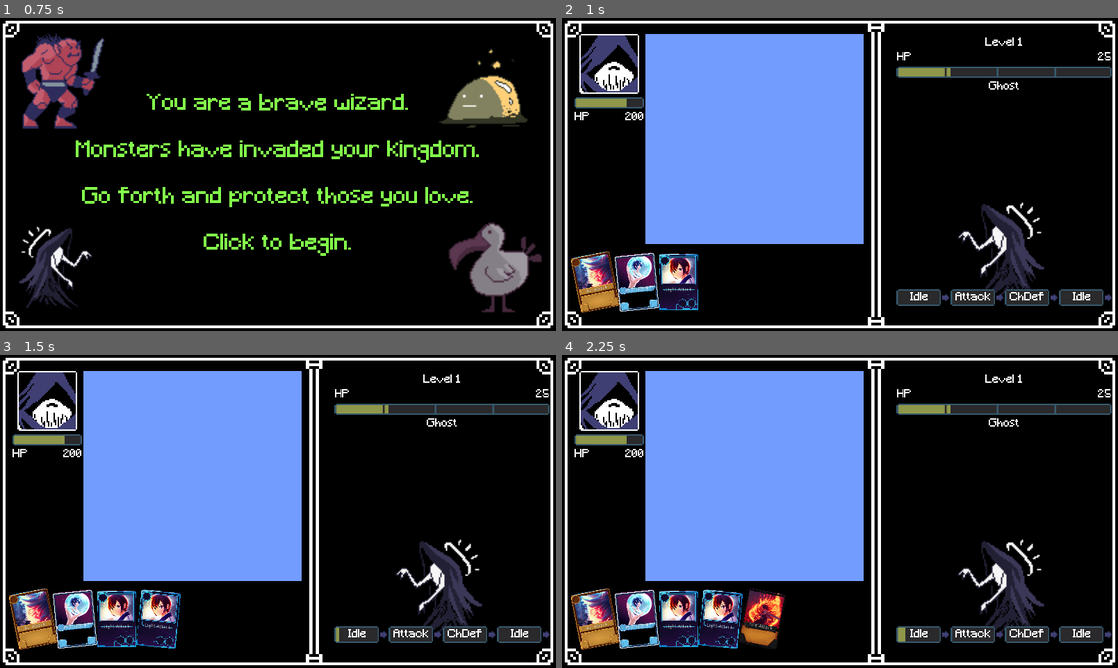
Above: before the commit, frames 1-4 (two rows, left to right).
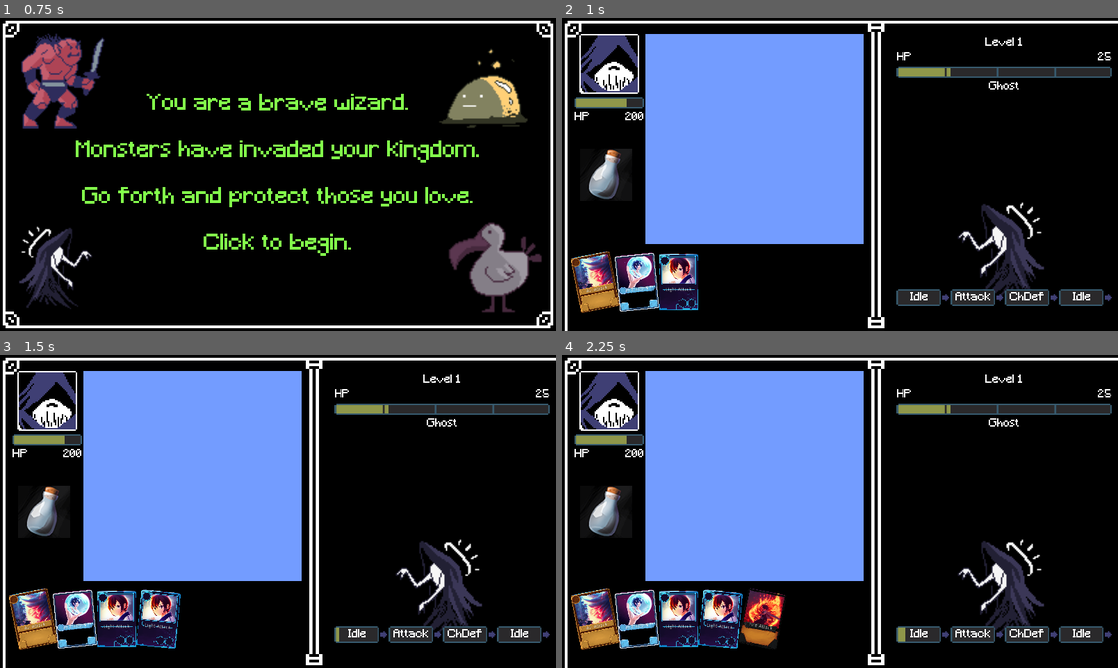
Above: after the commit, the same moments.

Repository: AndrewWilkinson88/LudumDare51
Game: Godot game, scene res://SplashScreen.tscn
The game is run twice, just before and just after one commit, with the same random seed, the same clock (stepped at 60 frames per second) and the same inputs.
Inputs (mouse positions are in pixels of both pictures, inside the frame that each line leads up to):
- Up to frame 1 (0.75 s): tap Enter (start_game) at 0.5, 0.6 s; move the mouse to (400, 158) at 0.52 s; hold Right (move_right) from 0.53 s (still down); click (400, 158) at 0.67 s
- Up to frame 2 (1 s): keep holding Right (move_right); tap Space at 0.77 s
- Up to frame 3 (1.5 s): release Right (move_right) at 1.25 s; tap Enter (start_game) at 1.25 s; drag from (166, 527) to (250, 574) at 1.27 s
- Up to frame 4 (2.25 s): tap Enter (start_game) at 2, 2.1 s; move the mouse to (895, 442) at 2.02 s; hold Right (move_right) from 2.03 s (still down); click (895, 442) at 2.17 s

Frame 1 is identical in both runs. In frame 2, 2.2% of the frame differs, in the area x 0-100%, y 0-100%; in frame 3, 2.2%; in frame 4, 2.2%.

Commit message:
Added Shop Hooked up bonus attack and power up

Diff:
--- a/BattleScene.gd
+++ b/BattleScene.gd
@@ -13,6 +13,8 @@
 var current_monster: Sprite
 var monster_container
 var player_health_text
+var _playerAttackBonus
+var _playerPowerup
 var monster_health_text
 var monster_actions
 var level_text
@@ -33,9 +35,19 @@
 signal player_attack
 signal battle_ended
 
-func init(playerDeckDef, playerHealth, encounter, encounterLevel):
+func init(playerDeckDef, playerHealth, playerAttackBonus, playerPowerup, encounter, encounterLevel):
 	player_health = playerHealth
-
+	_playerAttackBonus = playerAttackBonus
+	_playerPowerup = playerPowerup
+
+	if playerPowerup:
+		$PowerUp.disabled = false
+		$PowerUp.connect("pressed", self, "_usePowerup")
+
+	if playerAttackBonus > 0:
+		$PlayerSide/PlayerMargins/PlayerLayout/GridContainer/VBoxContainer/HBoxContainer2/Label_PlayerAttack.text = str(playerAttackBonus)
+	else :
+		$PlayerSide/PlayerMargins/PlayerLayout/GridContainer/VBoxContainer/HBoxContainer2.visible = false
 
 	#Monster Stuff
 	monster_container = $EnemySide/MarginContainer/GridContainer/MonsterContainer
@@ -78,6 +90,11 @@
 	timer.connect("timeout",self,"_tryDrawCard")
 	timer.start()
 	pass
+
+func _usePowerup():
+	if(cur_card != null ):
+		cur_card.getPuzzle()._win()
+		$PowerUp.disabled = true
 
 func _tryDrawCard():
 	if player_hand_container.cardCount() < 5:
@@ -137,7 +154,6 @@
 		arrow.texture = load("res://UI_Art/Action_Arrow.png")
 		arrow.stretch_mode = TextureRect.STRETCH_KEEP_ASPECT_CENTERED
 		monster_actions.add_child(arrow)
-
 	pass
 
 func _on_card_clicked(card):
@@ -180,7 +196,7 @@
 	remove_child(sprite)
 
 func _triggerDamage(cur_card):
-	emit_signal("player_attack", cur_card.getCardDef().attackType,  cur_card.getCardDef().damage)
+	emit_signal("player_attack", cur_card.getCardDef().attackType,  cur_card.getCardDef().damage + _playerAttackBonus)
 
 func _input(event):
 	if event is InputEventKey and event.pressed and event.scancode == KEY_ENTER:
--- a/BattleScene.tscn
+++ b/BattleScene.tscn
@@ -15,6 +15,9 @@
 [ext_resource path="res://UI_Art/Action_Empty.png" type="Texture" id=13]
 [ext_resource path="res://UI_Art/Action_Fill.png" type="Texture" id=14]
 [ext_resource path="res://UI_Art/enemy_health_fill.png" type="Texture" id=15]
+[ext_resource path="res://UI_Art/Major_Potion_mana.png" type="Texture" id=16]
+[ext_resource path="res://UI_Art/Major_Potion_empty.png" type="Texture" id=17]
+[ext_resource path="res://UI_Art/Major_Potion_green.png" type="Texture" id=18]
 
 [sub_resource type="DynamicFont" id=2]
 size = 32
@@ -32,6 +35,8 @@
 [node name="SceneBackground" type="NinePatchRect" parent="."]
 anchor_right = 1.0
 anchor_bottom = 1.0
+margin_right = 121.0
+margin_bottom = 128.0
 texture = ExtResource( 5 )
 region_rect = Rect2( 0, 0, 192, 192 )
 patch_margin_left = 61
@@ -116,6 +121,26 @@
 size_flags_horizontal = 3
 custom_fonts/font = SubResource( 2 )
 text = "100"
+align = 2
+
+[node name="HBoxContainer2" type="HBoxContainer" parent="PlayerSide/PlayerMargins/PlayerLayout/GridContainer/VBoxContainer"]
+margin_top = 266.0
+margin_right = 200.0
+margin_bottom = 298.0
+
+[node name="Label_Attack" type="Label" parent="PlayerSide/PlayerMargins/PlayerLayout/GridContainer/VBoxContainer/HBoxContainer2"]
+margin_right = 128.0
+margin_bottom = 32.0
+custom_fonts/font = SubResource( 2 )
+text = "ATTACK"
+
+[node name="Label_PlayerAttack" type="Label" parent="PlayerSide/PlayerMargins/PlayerLayout/GridContainer/VBoxContainer/HBoxContainer2"]
+margin_left = 132.0
+margin_right = 200.0
+margin_bottom = 32.0
+size_flags_horizontal = 3
+custom_fonts/font = SubResource( 2 )
+text = "0"
 align = 2
 
 [node name="PicrossContainer" type="ColorRect" parent="PlayerSide/PlayerMargins/PlayerLayout/GridContainer"]
@@ -328,6 +353,18 @@
 text = "Idle"
 align = 1
 valign = 1
+
+[node name="PowerUp" type="TextureButton" parent="."]
+margin_left = 52.0
+margin_top = 376.0
+margin_right = 202.0
+margin_bottom = 526.0
+disabled = true
+texture_normal = ExtResource( 16 )
+texture_pressed = ExtResource( 18 )
+texture_disabled = ExtResource( 17 )
+expand = true
+stretch_mode = 4
 
 [node name="VictoryDefeatLabel" type="Label" parent="."]
 visible = false
--- a/Game.gd
+++ b/Game.gd
@@ -10,10 +10,14 @@
 var _curDeckDef:DeckDef
 
 var _battleScene:Resource
+var _shopScene:Resource
 
 var _curBattle
+var _curShop
 var _curEncounterLevel:int
 var _curPlayerHealth:int
+var _playerAttackBonus:int
+var _playerPowerup:bool
 
 # Called when the node enters the scene tree for the first time.
 func _ready():
@@ -24,6 +28,7 @@
 	_setupDefaultDeck()
 
 	_battleScene = load("res://BattleScene.tscn")
+	_shopScene = load("res://Shop.tscn")
 	_loadNextBattle()
 
 	pass # Replace with function body.
@@ -53,22 +58,64 @@
 func _loadNextBattle():
 	_curBattle = _battleScene.instance()
 	add_child(_curBattle)
-	_curBattle.init(_curDeckDef, _curPlayerHealth, encounters[_curEncounterLevel], _curEncounterLevel+1)
+	_curBattle.init(_curDeckDef, _curPlayerHealth, _playerAttackBonus, _playerPowerup, encounters[_curEncounterLevel], _curEncounterLevel+1)
 	_curBattle.connect("battle_ended", self, "_handleBattleEnded")
 
+func _showShop():
+	_curShop = _shopScene.instance()
+	var tweenObj = _curShop.get_node("ShopContainer")
+	tweenObj.position.y = -900
+	add_child(_curShop);
+	var tween = create_tween().set_trans(Tween.TRANS_QUAD).set_ease(Tween.EASE_OUT)
+	tween.tween_property(tweenObj, "global_position", Vector2(0,0), 1)
+	tween.tween_callback(self, "_removeBattleScene")
+
+func _removeBattleScene():
+	_curShop.get_node("ShopContainer/items/health").connect("pressed", self, "_healthPressed")
+	_curShop.get_node("ShopContainer/items/attack").connect("pressed", self, "_attackPressed")
+	_curShop.get_node("ShopContainer/items/powerup").connect("pressed", self, "_powerupPressed")
+	remove_child(_curBattle)
+
+func _healthPressed():
+	_removeShopSignalsAndTween()
+	_curPlayerHealth += 50
+	_loadNextBattle()
+
+func _attackPressed():
+	_removeShopSignalsAndTween()
+	_playerAttackBonus += 5
+	_loadNextBattle()
+
+func _powerupPressed():
+	_removeShopSignalsAndTween()
+	_playerPowerup = true
+	_loadNextBattle()
+
+func _removeShopSignalsAndTween():
+	_curShop.get_node("ShopContainer/items/health").disconnect("pressed", self, "_healthPressed")
+	_curShop.get_node("ShopContainer/items/attack").disconnect("pressed", self, "_attackPressed")
+	_curShop.get_node("ShopContainer/items/powerup").disconnect("pressed", self, "_powerupPressed")
+	var tweenObj = _curShop.get_node("ShopContainer")
+	var tween = create_tween().set_trans(Tween.TRANS_QUAD).set_ease(Tween.EASE_OUT)
+	tween.tween_property(tweenObj, "global_position", Vector2(0,-900), 1)
+	tween.tween_callback(self, "_removeShopScene")
+
+func _removeShopScene():
+	remove_child(_curShop)
+
 func _handleBattleEnded(playerHealth:int):
+	_playerPowerup = false
 	_curPlayerHealth = playerHealth
 	_curBattle.disconnect("battle_ended", self, "_handleBattleEnded")
-	remove_child(_curBattle)
 	if _curPlayerHealth <= 0:
-		#TODO game over
+		remove_child(_curBattle)
 		print("GAME OVER")
 	elif _curEncounterLevel < NUM_ENCOUNTERS-1:
 		_curEncounterLevel += 1
-		_loadNextBattle()
+		#_loadNextBattle()
+		_showShop()
 	else:
-		#TODO make victory screen
-		#print("YOU WIN!")
+		remove_child(_curBattle)
 		var victoryScreenDef = load("res://VictoryScreen.tscn")
 		var victoryScreen = victoryScreenDef.instance()
 		add_child(victoryScreen)
--- /dev/null
+++ b/Shop.tscn
@@ -0,0 +1,71 @@
+[gd_scene load_steps=5 format=2]
+
+[ext_resource path="res://UI_Art/Border_Art.png" type="Texture" id=1]
+[ext_resource path="res://fonts/Minecraft.ttf" type="DynamicFontData" id=2]
+
+[sub_resource type="DynamicFont" id=1]
+size = 64
+font_data = ExtResource( 2 )
+
+[sub_resource type="DynamicFont" id=2]
+size = 64
+font_data = ExtResource( 2 )
+
+[node name="Shop" type="Node"]
+
+[node name="ShopContainer" type="Node2D" parent="."]
+
+[node name="SceneBackground" type="NinePatchRect" parent="ShopContainer"]
+anchor_right = 1.0
+anchor_bottom = 1.0
+margin_right = 1600.0
+margin_bottom = 900.0
+texture = ExtResource( 1 )
+region_rect = Rect2( 0, 0, 192, 192 )
+patch_margin_left = 61
+patch_margin_top = 65
+patch_margin_right = 60
+patch_margin_bottom = 63
+
+[node name="level_text" type="Label" parent="ShopContainer"]
+margin_top = 100.0
+margin_right = 1600.0
+margin_bottom = 900.0
+size_flags_horizontal = 3
+size_flags_vertical = 3
+custom_colors/font_color = Color( 1, 0.901961, 0.384314, 1 )
+custom_fonts/font = SubResource( 1 )
+text = "Welcome to the shop!
+
+Please pick one item"
+align = 1
+
+[node name="items" type="HBoxContainer" parent="ShopContainer"]
+margin_left = 100.0
+margin_top = 400.0
+margin_right = 1500.0
+margin_bottom = 800.0
+custom_constants/separation = 100
+
+[node name="health" type="Button" parent="ShopContainer/items"]
+margin_right = 400.0
+margin_bottom = 400.0
+size_flags_horizontal = 3
+custom_fonts/font = SubResource( 2 )
+text = "+50 Health"
+
+[node name="attack" type="Button" parent="ShopContainer/items"]
+margin_left = 500.0
+margin_right = 900.0
+margin_bottom = 400.0
+size_flags_horizontal = 3
+custom_fonts/font = SubResource( 2 )
+text = "+5 Attack"
+
+[node name="powerup" type="Button" parent="ShopContainer/items"]
+margin_left = 1000.0
+margin_right = 1400.0
+margin_bottom = 400.0
+size_flags_horizontal = 3
+custom_fonts/font = SubResource( 2 )
+text = "Powerup"
Not shown: 1 places in BattleScene.tscn that only renumber resources
Binary file added: UI_Art/Major_Potion_empty.png
Not shown, added: UI_Art/Major_Potion_empty.png.import
Binary file added: UI_Art/Major_Potion_green.png
Not shown, added: UI_Art/Major_Potion_green.png.import
Binary file added: UI_Art/Major_Potion_mana.png
Not shown, added: UI_Art/Major_Potion_mana.png.import
Binary file added: UI_Art/Major_Potion_yellow.png
Not shown, added: UI_Art/Major_Potion_yellow.png.import
